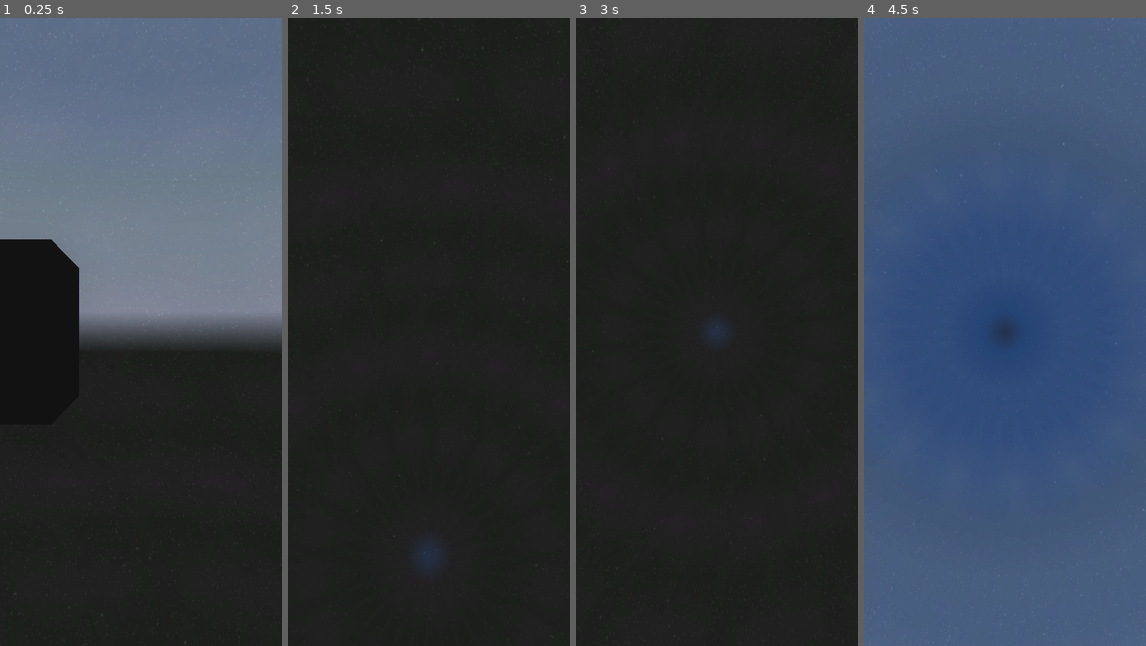
Above: before the commit, frames 1-4 (left to right).
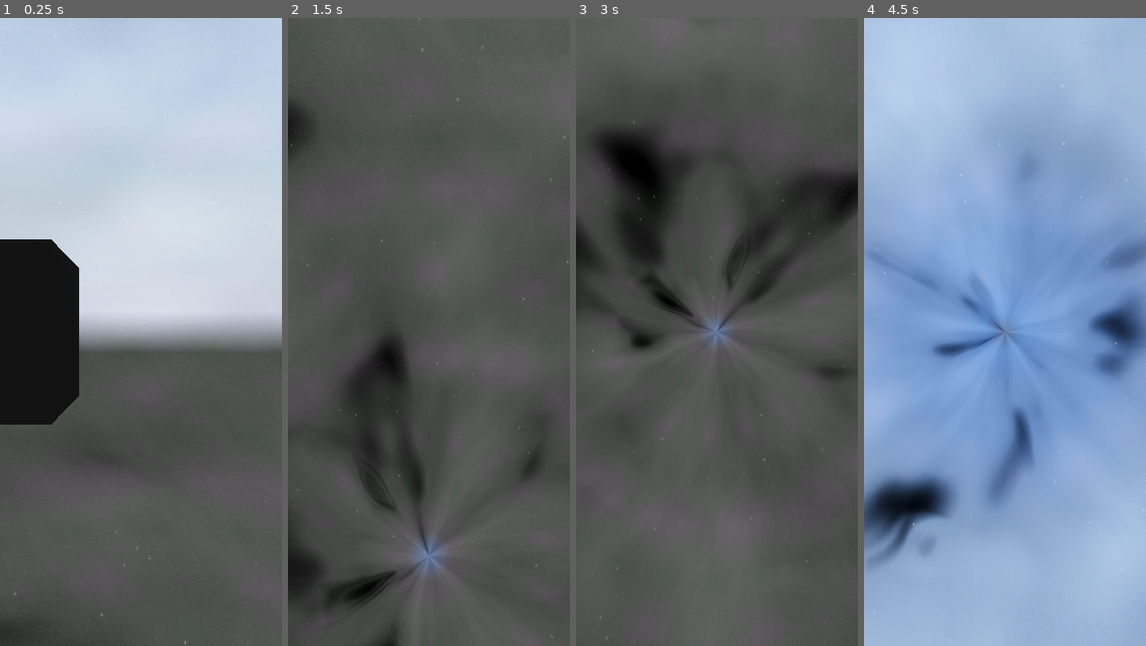
Above: after the commit, the same moments.

Repository: Capstone-Mystery-Machine/spotnik
Game: Godot game, scene res://scenes/worldspawn.tscn
Same seed, same stepped clock (60 frames per second), same inputs: the game is played once before the commit and once after it. A sky picture missing from this copy of the repository is replaced by a grey-blue gradient.
Inputs (mouse positions are in pixels of both pictures, inside the frame that each line leads up to):
- Up to frame 1 (0.25 s): no input
- Up to frame 2 (1.5 s): tap Enter at 0.5 s; move the mouse to (491, 300) at 0.52 s; press the mouse at (491, 300) at 0.53 s; tap Space at 1.25 s; move the mouse to (414, 332) at 1.27 s; release the mouse at (414, 332) at 1.28 s; tap I at 1.35 s
- Up to frame 3 (3 s): tap Enter at 2 s; move the mouse to (745, 193) at 2.02 s; press the mouse at (745, 193) at 2.03 s; tap Space at 2.75 s; move the mouse to (714, 344) at 2.77 s; release the mouse at (714, 344) at 2.78 s; tap I at 2.85 s
- Up to frame 4 (4.5 s): tap Enter at 3.5 s; move the mouse to (1089, 426) at 3.52 s; press the mouse at (1089, 426) at 3.53 s; tap Space at 4.25 s; move the mouse to (982, 325) at 4.27 s; release the mouse at (982, 325) at 4.28 s; tap I at 4.35 s

The runs differ from the first frame. In frame 1, 92% of the frame differs, in the area x 0-100%, y 0-100%; in frame 2, 92%; in frame 3, 89%; in frame 4, 98%.

Commit message:
feat: revamped carving effect into a better dissolve effect

Diff:
--- a/resources/skybox_settings.gd
+++ b/resources/skybox_settings.gd
@@ -135,9 +135,9 @@
 
 ## Represents the material for the near nebulae layer.
 @export var nebulae_near_material: SkyboxLayerMaterial = SkyboxLayerMaterial.new(
-	Color(0, 0, 0, 0.4),
+	Color(1.0, 1.0, 1.0, 0.25),
 	Color(0.05, 0.05, 0.01, 1.0),
-	0.5,
+	1.0,
 ):
 	set(value):
 		if nebulae_near_material != value:
@@ -147,9 +147,9 @@
 
 ## Represents the material for the mid nebulae layer.
 @export var nebulae_mid_material: SkyboxLayerMaterial = SkyboxLayerMaterial.new(
-	Color(0, 0, 0, 0.65),
-	Color(0.15, 0.1, 0.2, 1.0),
-	0.75,
+	Color(1.0, 1.0, 1.0, 0.65),
+	Color(0.0, 0.0, 0.0, 1.0),
+	0.8,
 ):
 	set(value):
 		if nebulae_mid_material != value:
@@ -159,9 +159,9 @@
 
 ## Represents the material for the far nebulae layer.
 @export var nebulae_far_material: SkyboxLayerMaterial = SkyboxLayerMaterial.new(
-	Color(0, 0, 0, 0.75),
-	Color(0.01, 0.01, 0.25, 1.0),
-	0.95,
+	Color(1.0, 1.0, 1.0, 0.75),
+	Color(0.0, 0.0, 0.0, 1.0),
+	1.2,
 ):
 	set(value):
 		if nebulae_far_material != value:
@@ -247,42 +247,50 @@
 			emit_changed()
 			property_changed.emit(&"stars_field_far_material")
 
-@export_group("Nebulae Effects Settings")
-
-## Represents the opacity removed by the carving noise.
-@export_range(0.0, 1.0, 0.01) var nebulae_carving_intensity: float = 0.3:
-	set(value):
-		if nebulae_carving_intensity != value:
-			nebulae_carving_intensity = value
-			emit_changed()
-			property_changed.emit(&"nebulae_carving_intensity")
-
-## Represents the noise texture used to carve the nebulae.
-@export var nebulae_carving_noise_texture: NoiseTexture2D:
-	set(value):
-		if nebulae_carving_noise_texture != value:
-			nebulae_carving_noise_texture = value
-			emit_changed()
-			property_changed.emit(&"nebulae_carving_noise_texture")
-
-## Represents the scale of the carving noise.
-@export var nebulae_carving_scale: float = 2.5:
-	set(value):
-		if nebulae_carving_scale != value:
-			nebulae_carving_scale = value
-			emit_changed()
-			property_changed.emit(&"nebulae_carving_scale")
-
-## Represents the movement speed of the carving noise.
-@export var nebulae_carving_speed: float = 0.08:
-	set(value):
-		if nebulae_carving_speed != value:
-			nebulae_carving_speed = value
-			emit_changed()
-			property_changed.emit(&"nebulae_carving_speed")
+@export_group("Dissolve Effects Settings")
+
+## Represents the opacity removed by the dissolve noise.
+@export_range(0.0, 1.0, 0.001) var nebulae_dissolve_intensity: float = 1.0:
+	set(value):
+		if nebulae_dissolve_intensity != value:
+			nebulae_dissolve_intensity = value
+			emit_changed()
+			property_changed.emit(&"nebulae_dissolve_intensity")
+
+## Represents the noise texture used to dissolve the nebulae.
+@export var nebulae_dissolve_noise_texture: NoiseTexture2D:
+	set(value):
+		if nebulae_dissolve_noise_texture != value:
+			nebulae_dissolve_noise_texture = value
+			emit_changed()
+			property_changed.emit(&"nebulae_dissolve_noise_texture")
+
+## Represents the dissolved hole size multiplier of the disolving noise.
+@export_range(0.0, 1.0, 0.001) var nebulae_dissolve_scale: float = 1.0:
+	set(value):
+		if nebulae_dissolve_scale != value:
+			nebulae_dissolve_scale = value
+			emit_changed()
+			property_changed.emit(&"nebulae_dissolve_scale")
+
+## Represents the movement speed of the disolving noise.
+@export var nebulae_dissolve_speed: Vector2 = Vector2(-0.002, 0.001):
+	set(value):
+		if nebulae_dissolve_speed != value:
+			nebulae_dissolve_speed = value
+			emit_changed()
+			property_changed.emit(&"nebulae_dissolve_speed")
+
+## Represents the texture warp intensity of the disolving noise.
+@export_range(0.0, 1.0, 0.001) var nebulae_dissolve_warp_intensity: float = 0.1:
+	set(value):
+		if nebulae_dissolve_warp_intensity != value:
+			nebulae_dissolve_warp_intensity = value
+			emit_changed()
+			property_changed.emit(&"nebulae_dissolve_warp_intensity")
 
 ## Represents the strength of the flow map distortion.
-@export var nebulae_flow_intensity: float = 0.04:
+@export_range(0.0, 1.0, 0.001) var nebulae_flow_intensity: float = 0.04:
 	set(value):
 		if nebulae_flow_intensity != value:
 			nebulae_flow_intensity = value
@@ -290,7 +298,7 @@
 			property_changed.emit(&"nebulae_flow_intensity")
 
 ## Represents the movement speed of the flow map distortion.
-@export var nebulae_flow_speed: float = 0.02:
+@export_range(0.0, 1.0, 0.001) var nebulae_flow_speed: float = 0.02:
 	set(value):
 		if nebulae_flow_speed != value:
 			nebulae_flow_speed = value
--- a/scenes/skybox.gd
+++ b/scenes/skybox.gd
@@ -93,10 +93,11 @@
 		material.set_shader_parameter("emission_energy", skybox_layer_material.emission_energy)
 
 	if settings != null:
-		material.set_shader_parameter("carving_intensity", settings.nebulae_carving_intensity)
-		material.set_shader_parameter("carving_noise_texture", settings.nebulae_carving_noise_texture)
-		material.set_shader_parameter("carving_scale", settings.nebulae_carving_scale)
-		material.set_shader_parameter("carving_speed", settings.nebulae_carving_speed)
+		material.set_shader_parameter("dissolve_intensity", settings.nebulae_dissolve_intensity)
+		material.set_shader_parameter("dissolve_noise_texture", settings.nebulae_dissolve_noise_texture)
+		material.set_shader_parameter("dissolve_scale", settings.nebulae_dissolve_scale)
+		material.set_shader_parameter("dissolve_speed", settings.nebulae_dissolve_speed)
+		material.set_shader_parameter("dissolve_warp_intensity", settings.nebulae_dissolve_warp_intensity)
 		material.set_shader_parameter("flow_intensity", settings.nebulae_flow_intensity)
 		material.set_shader_parameter("flow_speed", settings.nebulae_flow_speed)
 
@@ -365,7 +366,7 @@
 # Responds to setting and sub-resource changes.
 func _on_property_changed(property_name: StringName) -> void:
 	match property_name:
-		&"nebulae_texture", &"nebulae_carving_intensity", &"nebulae_carving_noise_texture", &"nebulae_carving_scale", &"nebulae_carving_speed", &"nebulae_flow_intensity", &"nebulae_flow_speed":
+		&"nebulae_texture", &"nebulae_dissolve_intensity", &"nebulae_dissolve_noise_texture", &"nebulae_dissolve_scale", &"nebulae_dissolve_speed", &"nebulae_dissolve_warp_intensity", &"nebulae_flow_intensity", &"nebulae_flow_speed":
 			_update_nebulae_materials()
 		&"stars_field_texture":
 			_update_stars_field_materials()
--- a/scenes/skybox.tscn
+++ b/scenes/skybox.tscn
@@ -121,6 +121,8 @@
 shader_parameter/albedo = Color(0, 0, 0, 1)
 shader_parameter/emission = Color(0, 0, 0, 1)
 shader_parameter/emission_energy = 0.0
+shader_parameter/dissolve_intensity = 0.0
+shader_parameter/dissolve_speed = Vector2(0, 0)
 shader_parameter/flow_speed = 0.02
 shader_parameter/flow_intensity = 0.04
 
@@ -136,6 +138,8 @@
 shader_parameter/albedo = Color(0, 0, 0, 1)
 shader_parameter/emission = Color(0, 0, 0, 1)
 shader_parameter/emission_energy = 0.0
+shader_parameter/dissolve_intensity = 0.0
+shader_parameter/dissolve_speed = Vector2(0, 0)
 shader_parameter/flow_speed = 0.02
 shader_parameter/flow_intensity = 0.04
 
@@ -151,6 +155,8 @@
 shader_parameter/albedo = Color(0, 0, 0, 1)
 shader_parameter/emission = Color(0, 0, 0, 1)
 shader_parameter/emission_energy = 0.0
+shader_parameter/dissolve_intensity = 0.0
+shader_parameter/dissolve_speed = Vector2(0, 0)
 shader_parameter/flow_speed = 0.02
 shader_parameter/flow_intensity = 0.04
 
@@ -222,6 +228,7 @@
 
 [node name="NebulaeLayerMidMesh" type="MeshInstance3D" parent="NebulaeLayerNearMesh"]
 transform = Transform3D(0.9975641, 0, 0.06975647, 0, 1, 0, -0.06975647, 0, 0.9975641, 0, 0, 0)
+visible = false
 cast_shadow = 0
 ignore_occlusion_culling = true
 gi_mode = 0
--- a/shaders/nebulae.gdshader
+++ b/shaders/nebulae.gdshader
@@ -8,19 +8,14 @@
 uniform sampler2D texture_albedo : source_color, filter_linear_mipmap, repeat_enable;
 uniform sampler2D texture_emission : source_color, hint_default_black, filter_linear_mipmap, repeat_enable;
 
-uniform sampler3D carving_noise_texture : filter_linear, repeat_enable;
-uniform float carving_speed = 0.08;
-uniform float carving_scale = 2.5;
-uniform float carving_intensity : hint_range(0.0, 1.0) = 0.65;
+uniform float dissolve_intensity : hint_range(0.0, 1.0);
+uniform sampler2D dissolve_noise_texture : hint_default_black, filter_linear_mipmap, repeat_enable;
+uniform float dissolve_scale;
+uniform vec2 dissolve_speed;
+uniform float dissolve_warp_intensity;
 
-uniform float flow_speed = 0.02;
-uniform float flow_intensity = 0.04;
-
-varying vec3 local_position;
-
-void vertex() {
-	local_position = VERTEX;
-}
+uniform float flow_speed;
+uniform float flow_intensity;
 
 void fragment() {
 	float pole_fade = sin(UV.y * PI);
@@ -35,10 +30,13 @@
 	vec4 base_albedo_texture = texture(texture_albedo, distorted_uv);
 	vec3 base_emission_texture = texture(texture_emission, distorted_uv).rgb;
 
-	vec3 noise_uv = (local_position * carving_scale) + vec3(TIME * carving_speed);
-	float carving_noise = texture(carving_noise_texture, noise_uv).r;
-	float carving_multiplier = mix(1.0 - carving_intensity, 1.0, carving_noise);
+	vec2 warp_uv = (UV * dissolve_scale) + (TIME * dissolve_speed * 0.5);
+	vec2 warp_direction = texture(dissolve_noise_texture, warp_uv).rg * dissolve_warp_intensity;
+
+	vec2 dissolve_uv = (UV * dissolve_scale) + (TIME * dissolve_speed) + warp_direction;
+	float dissolve_noise = texture(dissolve_noise_texture, dissolve_uv).r;
+	float dissolve_multiplier = mix(1.0, dissolve_noise, dissolve_intensity);
 
 	ALBEDO = (albedo.rgb * base_albedo_texture.rgb) + ((emission.rgb + base_emission_texture) * emission_energy);
-	ALPHA *= clamp(albedo.a * base_albedo_texture.a * carving_multiplier, 0.0, 1.0);
+	ALPHA *= clamp(albedo.a * base_albedo_texture.a * dissolve_multiplier, 0.0, 1.0);
 }
--- a/skyboxes/skybox_a.tres
+++ b/skyboxes/skybox_a.tres
@@ -1,7 +1,7 @@
 [gd_resource type="Resource" script_class="SkyboxSettings" load_steps=19 format=3 uid="uid://bsv1omabacd4u"]
 
 [ext_resource type="Script" uid="uid://boku2lrftr83t" path="res://resources/skybox_layer_material.gd" id="1_dsmt4"]
-[ext_resource type="Texture2D" uid="uid://dqjoam64hpcs1" path="res://textures/skybox_nebulae_carving_noise_a.tres" id="1_o8ugm"]
+[ext_resource type="Texture2D" uid="uid://dqjoam64hpcs1" path="res://textures/skybox_nebulae_dissolve_noise_a.tres" id="1_o8ugm"]
 [ext_resource type="Script" uid="uid://blmakxhunk6lk" path="res://resources/skybox_settings.gd" id="2_5b2km"]
 [ext_resource type="Texture2D" uid="uid://b6n8qito3srpu" path="res://textures/skybox_nebulae_a.png" id="3_bgfys"]
 [ext_resource type="Script" uid="uid://cp8j3wwp2xesw" path="res://resources/twinkle_effect_settings.gd" id="3_if531"]
@@ -10,18 +10,18 @@
 
 [sub_resource type="Resource" id="Resource_m5ndq"]
 script = ExtResource("1_dsmt4")
-albedo_color = Color(0, 0, 0, 0.75)
+albedo_color = Color(0.19076231, 0.19076234, 0.19076231, 0.7490196)
 emission_energy = 1.2
 
 [sub_resource type="Resource" id="Resource_o8ugm"]
 script = ExtResource("1_dsmt4")
-albedo_color = Color(0, 0, 0, 0.65)
+albedo_color = Color(1, 1, 1, 0.6509804)
 emission_energy = 0.8
 
 [sub_resource type="Resource" id="Resource_bgfys"]
 script = ExtResource("1_dsmt4")
-albedo_color = Color(0, 0, 0, 0.4)
-emission_energy = 0.5
+albedo_color = Color(1, 1, 1, 0.2509804)
+emission_energy = 1.0
 
 [sub_resource type="Resource" id="Resource_352bn"]
 script = ExtResource("1_dsmt4")
@@ -69,6 +69,7 @@
 
 [resource]
 script = ExtResource("2_5b2km")
+projection_radius = 100.0
 nebulae_texture = ExtResource("3_bgfys")
 nebulae_near_material = SubResource("Resource_bgfys")
 nebulae_mid_material = SubResource("Resource_o8ugm")
@@ -80,8 +81,8 @@
 stars_point_far_material = SubResource("Resource_nflt8")
 stars_field_near_material = SubResource("Resource_ycl7b")
 stars_field_far_material = SubResource("Resource_352bn")
-projection_radius = 100.0
-nebulae_carving_noise_texture = ExtResource("1_o8ugm")
+nebulae_dissolve_noise_texture = ExtResource("1_o8ugm")
+nebulae_dissolve_speed = Vector2(-0.001, -0.002)
 stars_point_near_twinkle = SubResource("Resource_5swug")
 stars_point_mid_twinkle = SubResource("Resource_mmnh3")
 stars_point_far_twinkle = SubResource("Resource_8opms")
--- a/textures/skybox_field_stars_a.tres
+++ b/textures/skybox_field_stars_a.tres
@@ -15,8 +15,8 @@
 domain_warp_fractal_type = 2
 
 [resource]
-width = 2160
-height = 1080
+width = 4096
+height = 2048
 noise = SubResource("FastNoiseLite_lidsi")
 color_ramp = SubResource("Gradient_p073a")
 in_3d_space = true
--- a/textures/skybox_nebulae_carving_noise_a.tres
+++ /dev/null
@@ -1,11 +0,0 @@
-[gd_resource type="NoiseTexture2D" load_steps=2 format=3 uid="uid://dqjoam64hpcs1"]
-
-[sub_resource type="FastNoiseLite" id="FastNoiseLite_0kdub"]
-frequency = 0.02
-fractal_octaves = 3
-
-[resource]
-width = 256
-height = 256
-noise = SubResource("FastNoiseLite_0kdub")
-seamless = true
--- /dev/null
+++ b/textures/skybox_nebulae_dissolve_noise_a.tres
@@ -0,0 +1,17 @@
+[gd_resource type="NoiseTexture2D" load_steps=3 format=3 uid="uid://dqjoam64hpcs1"]
+
+[sub_resource type="Gradient" id="Gradient_grn74"]
+offsets = PackedFloat32Array(0, 0.25, 1)
+colors = PackedColorArray(0, 0, 0, 1, 0.735357, 0.735357, 0.735357, 1, 1, 1, 1, 1)
+
+[sub_resource type="FastNoiseLite" id="FastNoiseLite_0kdub"]
+seed = 1
+frequency = 0.02
+fractal_octaves = 3
+
+[resource]
+width = 256
+height = 256
+noise = SubResource("FastNoiseLite_0kdub")
+color_ramp = SubResource("Gradient_grn74")
+seamless = true
